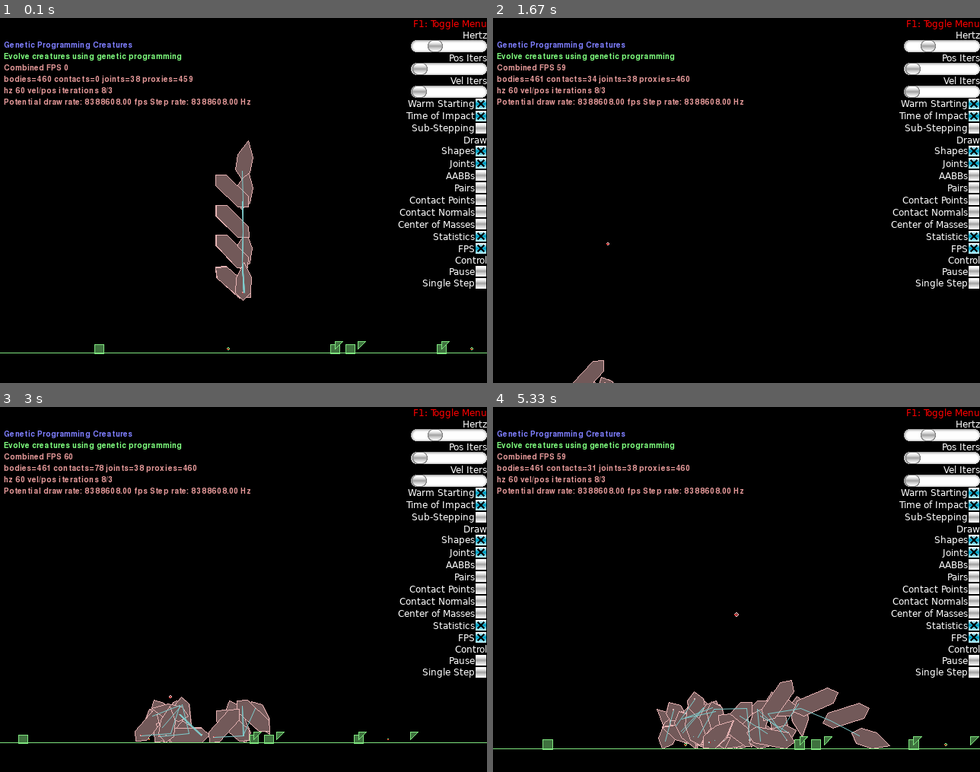
Above: before the commit, frames 1-4 (two rows, left to right).
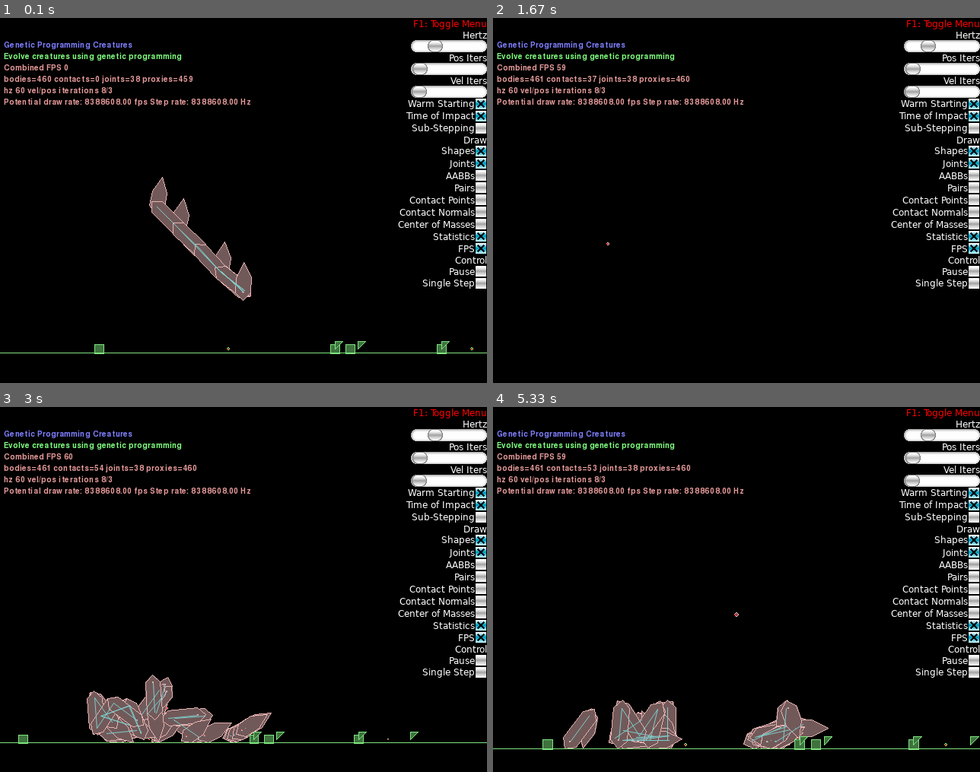
Above: after the commit, the same moments.

Repository: deniseklep/NC_creatures
Game: pygame game, started from main.py
Same seed, same stepped clock (60 frames per second), same inputs: the game is played once before the commit and once after it.
Inputs (mouse positions are in pixels of both pictures, inside the frame that each line leads up to):
- Up to frame 1 (0.1 s): no input
- Up to frame 2 (1.67 s): click (736, 200) at 0.38 s; hold Right 0.67-1.13 s; tap Space at 0.73, 1.03, 1.28, 1.62 s; tap Z at 0.82 s; hold Up 1.22-1.52 s; tap X at 1.37 s; hold Right from 1.55 s (still down)
- Up to frame 3 (3 s): tap Space at 1.92, 2.12, 2.42, 2.68 s; release Right at 2.02 s; hold Left 2.05-2.58 s; tap Z at 2.2 s; hold Down 2.62-2.92 s; tap X at 2.77 s; hold Left from 2.95 s (still down)
- Up to frame 4 (5.33 s): tap Space at 3.02, 3.32, 3.45, 3.85, 4.15, 4.52, 4.92, 5.22 s; release Left at 3.35 s; hold Up 3.38-3.75 s; tap Z at 3.53, 5 s; hold Right 3.78-4.42 s; tap X at 3.93 s; hold Down 4.45-4.82 s; hold Left 4.85-5.32 s

The runs differ from the first frame. In frame 1, 2.7% of the frame differs, in the area x 30-53%, y 33-77%; in frame 2, 0.3%; in frame 3, 3.3%; in frame 4, 6.0%, in the area x 14-82%, y 15-94%.

Commit message:
correct anchor location

Diff:
--- a/main.py
+++ b/main.py
@@ -163,8 +163,10 @@
         )
 
         #define joints
+        rad = (angle+90) * b2_pi / 180
+        a1 = b2Vec2(anchor.x+np.cos(rad)*length, anchor.y+np.sin(rad)*length)
         anchors = []
-        anchors.append(b2Vec2(anchor.x, anchor.y+length))
+        anchors.append(a1)
 
         motorJoint = self.world.CreateRevoluteJoint(
             bodyA=body,
